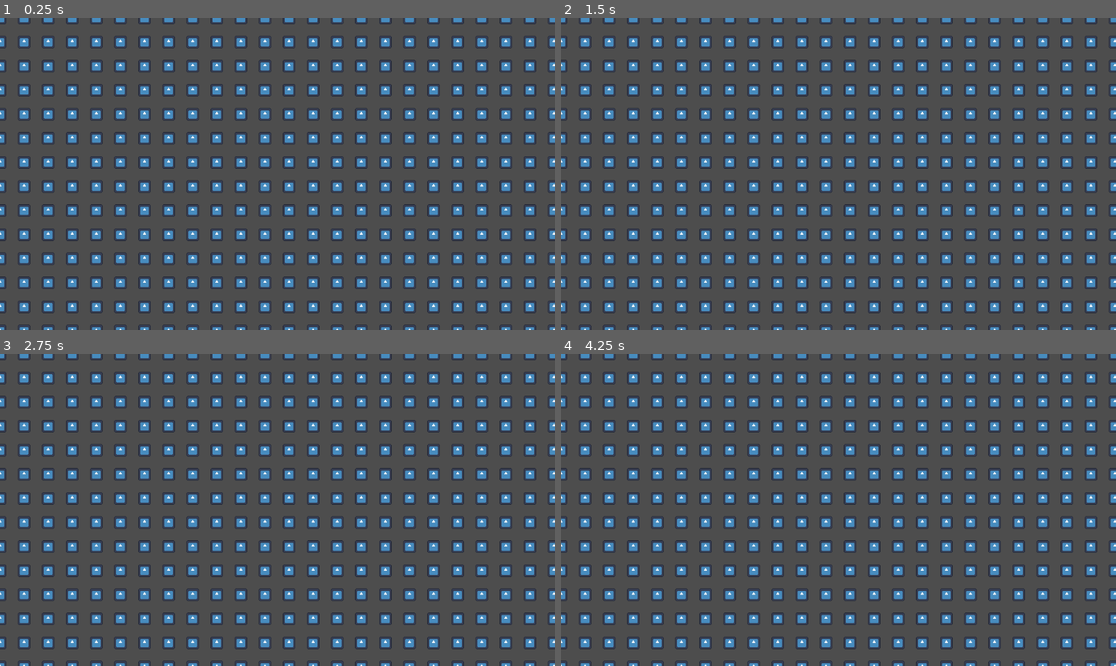
Above: before the commit, frames 1-4 (two rows, left to right).
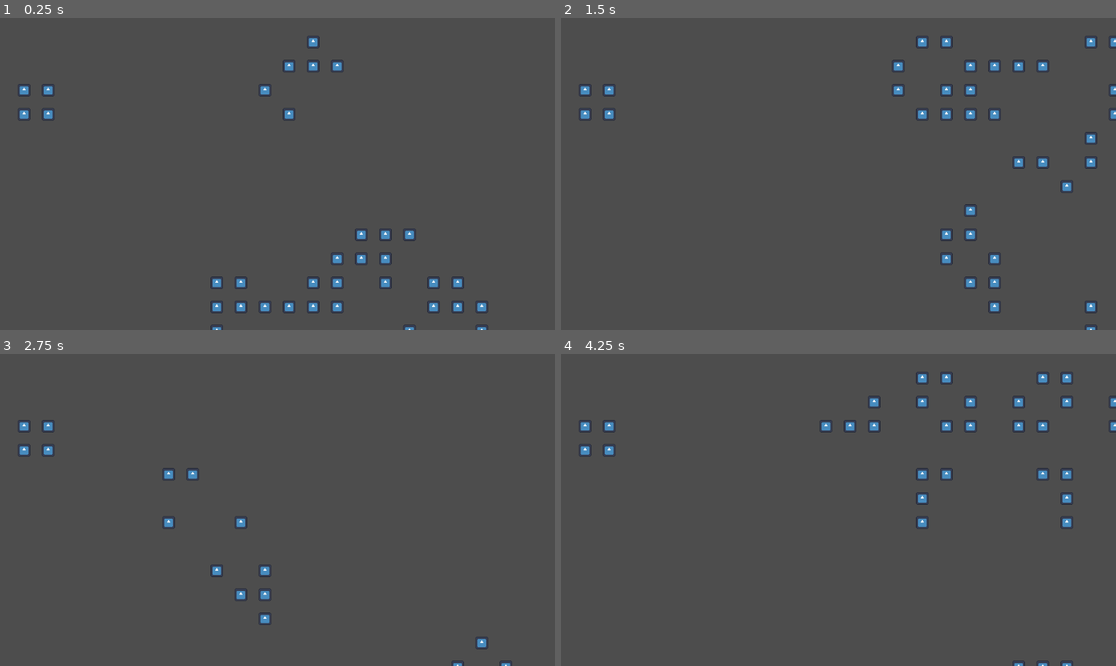
Above: after the commit, the same moments.

Repository: tukaram40k/game-of-life
Game: Godot game, scene res://scenes/main.tscn
Two runs of this game, one before a commit and one after it. Both use one fixed random seed, a clock stepped at 60 frames per second and the inputs below. The engine's default icon, where the game draws it, is replaced by a stand-in: a white triangle on a blue panel in a dark square.
Inputs:
- Up to frame 1 (0.25 s): no input
- Up to frame 2 (1.5 s): no input
- Up to frame 3 (2.75 s): no input
- Up to frame 4 (4.25 s): no input

The runs differ from the first frame. In frame 1, 16% of the frame differs, in the area x 0-100%, y 0-100%; in frame 2, 16%; in frame 3, 17%; in frame 4, 16%.

Commit message:
added main game logic

Diff:
--- a/scenes/main.gd
+++ b/scenes/main.gd
@@ -4,20 +4,75 @@
 @export var cell_scene_basic : PackedScene
 
 # размер карты и клеток
-var row_count : int = 100
-var column_count : int = 100
-var cell_width: int = 50
+var row_count : int = 50
+var column_count : int = 50
+var cell_size: int = 50
+
+# array для клеток
+var cell_matrix: Array = []
+var previous_cell_states: Array = []
 
 func _ready():
 	get_window().mode = Window.MODE_FULLSCREEN
 
+	var rng = RandomNumberGenerator.new()
+
 	# пихаем клетки в 2d array
 	for column in range(column_count):
+		cell_matrix.push_back([])
+		previous_cell_states.push_back([])
+
 		for row in range(row_count):
 			var cell = cell_scene_basic.instantiate()
 			self.add_child(cell)
-			cell.position = Vector2(column * cell_width, row * cell_width)
+
+			cell.position = Vector2(column * cell_size, row * cell_size)
+
+			if rng.randi_range(0,1) or is_edge(column, row):
+				cell.visible = false
+				previous_cell_states[column].push_back(false)
+			else:
+				previous_cell_states[column].push_back(true)
+			cell_matrix[column].push_back(cell)
+
+func is_edge(column, row) -> bool:
+	return row == 0 or column == 0 or row == row_count-1 or column == column_count -1
+
+func get_alive_neighbours(column, row) -> int:
+	var count = 0
+	for x in range(-1, 2):
+		for y in range(-1, 2):
+			if not (x == 0 and y == 0):
+				if previous_cell_states[column + x][row + y]:
+					count += 1
+	return count
+
+# возвращает следующий стейт
+func get_next_state(column, row) -> bool:
+	var current = previous_cell_states[column][row]
+	var neighbours_alive = get_alive_neighbours(column, row)
+
+	if current == true:
+		# если живой
+		if neighbours_alive > 3:
+			return false
+		elif neighbours_alive < 2:
+			return false
+	else:
+		# если мертвый
+		if neighbours_alive == 3:
+			return true
+	return current
 
 # апдейт, запускается при каждом кадре
-func _process(delta: float) -> void:
-	pass
+func _process(delta):
+	# копируем позицию каждой клетки в аррэй
+	for column in range(column_count):
+		for row in range(row_count):
+			previous_cell_states[column][row] = cell_matrix[column][row].visible
+
+	# обновляем стейт
+	for column in range(column_count):
+		for row in range(row_count):
+			if !is_edge(column, row):
+				cell_matrix[column][row].visible = get_next_state(column, row)
